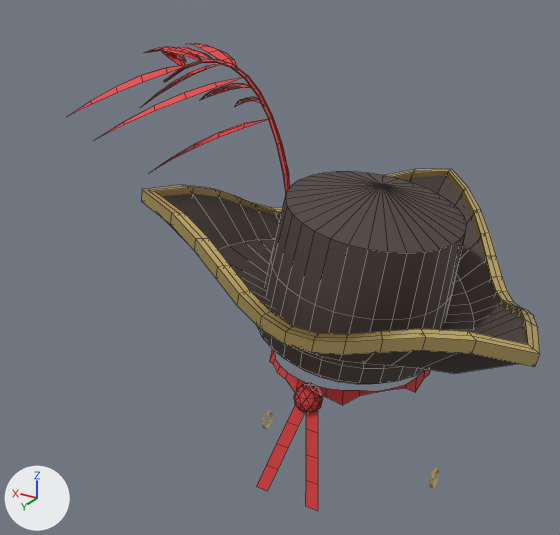
One commit to the Blender file source_art/clothes_head.blend: the scene before it, then after it.
The view is the same before and after, from a camera (50 mm lens) standing at (-0.371, 0.796, 2.092) and looking at (0.118, -0.018, 1.685). The axes (+X, +Y, +Z) are drawn at lower left. The lights are the same throughout. The first picture is the older version. Mesh edges are drawn as thin lines on the coarser meshes.

Before the edit, the objects in view are built like this:
```python
me_bandana_mesh = bpy.data.meshes.new('Bandana_mesh')
me_bandana_mesh.from_pydata(...)  # 126 vertices, 120 faces; spans x -0.098..0.1, y -0.118..0.164, z 1.482..1.61
me_bandana_mesh.materials.append(mat_bandana)  # red #ce3838
me_feather_mesh = bpy.data.meshes.new('Feather_mesh')
me_feather_mesh.from_pydata(...)  # 246 vertices, 160 faces; spans x 0.093..0.401, y -0.139..0.108, z 1.777..1.959
me_feather_mesh.materials.append(mat_feather)  # red #e53f3f
me_hat_mesh = bpy.data.meshes.new('Hat_mesh')
me_hat_mesh.from_pydata(...)  # 409 vertices, 408 faces; spans x -0.247..0.208, y -0.265..0.175, z 1.608..1.827
me_hat_mesh.materials.append(mat_hat)  # brown #4d423c
me_hat_trim_mesh = bpy.data.meshes.new('Hat_Trim_mesh')
me_hat_trim_mesh.from_pydata(...)  # 144 vertices, 144 faces; spans x -0.253..0.214, y -0.273..0.182, z 1.672..1.819
me_hat_trim_mesh.materials.append(mat_gold)  # yellow #f9dd90
ob_bandana = bpy.data.objects.new('Bandana', me_bandana_mesh)
ob_bandana.location = (0.0, 0.0, 0.0)
ob_feather = bpy.data.objects.new('Feather', me_feather_mesh)
ob_feather.location = (0.0, 0.0, 0.0)
ob_hat = bpy.data.objects.new('Hat', me_hat_mesh)
ob_hat.location = (0.0, 0.0, 0.0)
ob_hat_trim = bpy.data.objects.new('Hat_Trim', me_hat_trim_mesh)
ob_hat_trim.location = (0.0, 0.0, 0.0)
```
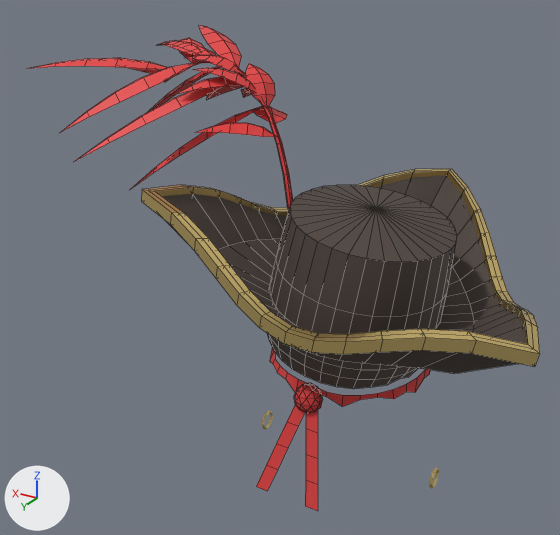
Patch to the scene script:
```diff
--- a/source_art/clothes_head.blend.py
+++ b/source_art/clothes_head.blend.py
@@ me_hat_mesh @@
-me_hat_mesh.from_pydata(...)  # 409 vertices, 408 faces; spans x -0.247..0.208, y -0.265..0.175, z 1.608..1.827
+me_hat_mesh.from_pydata(...)  # 409 vertices, 408 faces; spans x -0.247..0.208, y -0.265..0.175, z 1.6..1.818
+# me_hat_mesh part 1: 193 of 409 vertices moved; they spanned x -0.128..0.12, y -0.13..0.13, z 1.608..1.827 and now span x -0.118..0.11, y -0.119..0.119, z 1.6..1.8; mean shift (0.001, 0.0, -0.007); largest move (-0.03, 0.0, 1.827) -> (-0.024, 0.0, 1.798)
 me_hat_mesh.materials.append(mat_hat)
@@ me_feather_mesh @@
-me_feather_mesh.from_pydata(...)  # 246 vertices, 160 faces; spans x 0.093..0.401, y -0.139..0.108, z 1.777..1.959
+me_feather_mesh.from_pydata(...)  # 390 vertices, 240 faces; spans x 0.087..0.439, y -0.182..0.147, z 1.777..1.977
+# me_feather_mesh part 2: a new loose piece of 18 vertices spanning x 0.268..0.439, y -0.016..0.085, z 1.929..1.945, in mat_feather (red #e53f3f)
+# me_feather_mesh part 3: a new loose piece of 18 vertices spanning x 0.284..0.439, y -0.037..0.004, z 1.919..1.937, in mat_feather (red #e53f3f)
+# me_feather_mesh part 4: a new loose piece of 18 vertices spanning x 0.115..0.194, y -0.01..0.055, z 1.863..1.882, in mat_feather (red #e53f3f)
+# me_feather_mesh part 5: a new loose piece of 18 vertices spanning x 0.119..0.181, y -0.08..-0.01, z 1.873..1.891, in mat_feather (red #e53f3f)
+# me_feather_mesh part 6: a new loose piece of 18 vertices spanning x 0.133..0.174, y -0.042..-0.003, z 1.895..1.943, in mat_feather (red #e53f3f)
+# me_feather_mesh part 7: a new loose piece of 18 vertices spanning x 0.145..0.204, y -0.016..0.04, z 1.911..1.944, in mat_feather (red #e53f3f)
+# me_feather_mesh part 8: a new loose piece of 18 vertices spanning x 0.156..0.219, y -0.016..0.057, z 1.915..1.934, in mat_feather (red #e53f3f)
+# me_feather_mesh part 9: a new loose piece of 18 vertices spanning x 0.168..0.242, y -0.028..0.013, z 1.931..1.955, in mat_feather (red #e53f3f)
+# me_feather_mesh part 10: 168 vertices moved from x 0.151..0.401, y -0.139..0.108, z 1.803..1.959 to x 0.156..0.391, y -0.182..0.147, z 1.783..1.977; 9 vertices removed from x 0.126..0.192, y -0.011..0.02, z 1.859..1.884; 9 vertices added at x 0.143..0.196, y -0.072..-0.014, z 1.902..1.912
+# me_feather_mesh part 11: 5 vertices moved from x 0.093..0.096, y -0.004..0.003, z 1.783..1.789 to x 0.087..0.094, y -0.004..0.004, z 1.777..1.778
 me_feather_mesh.materials.append(mat_feather)
@@ me_bandana_mesh @@
-me_bandana_mesh.from_pydata(...)  # 126 vertices, 120 faces; spans x -0.098..0.1, y -0.118..0.164, z 1.482..1.61
-me_bandana_mesh.vertices[10].co = (-0.039, 0.102, 1.589)  # pixel (342, 405)
-me_bandana_mesh.vertices[11].co = (-0.054, 0.088, 1.6)  # pixel (359, 395)
-me_bandana_mesh.vertices[12].co = (-0.069, 0.074, 1.602)  # pixel (376, 392)
-me_bandana_mesh.vertices[13].co = (-0.082, 0.057, 1.6)  # pixel (392, 389)
-me_bandana_mesh.vertices[14].co = (-0.092, 0.039, 1.595)  # pixel (406, 388)
-me_bandana_mesh.vertices[19].co = (-0.084, -0.068, 1.589)
-me_bandana_mesh.vertices[41].co = (-0.019, 0.104, 1.607)  # pixel (326, 388)
-me_bandana_mesh.vertices[42].co = (-0.037, 0.098, 1.607)  # pixel (343, 390)
-me_bandana_mesh.vertices[43].co = (-0.054, 0.087, 1.607)  # pixel (360, 390)
-me_bandana_mesh.vertices[44].co = (-0.069, 0.074, 1.603)  # pixel (376, 391)
-me_bandana_mesh.vertices[45].co = (-0.081, 0.057, 1.602)  # pixel (392, 388)
-me_bandana_mesh.vertices[46].co = (-0.091, 0.038, 1.6)  # pixel (406, 384)
-me_bandana_mesh.vertices[47].co = (-0.096, 0.017, 1.601)  # pixel (416, 377)
-me_bandana_mesh.vertices[48].co = (-0.098, -0.004, 1.601)  # pixel (424, 369)
+me_bandana_mesh.from_pydata(...)  # 126 vertices, 120 faces; spans x -0.099..0.1, y -0.118..0.164, z 1.482..1.61
+# me_bandana_mesh part 12
+me_bandana_mesh.vertices[10].co = (-0.039, 0.102, 1.588)  # pixel (342, 406)
+me_bandana_mesh.vertices[11].co = (-0.056, 0.09, 1.596)  # pixel (360, 399)
+me_bandana_mesh.vertices[12].co = (-0.071, 0.076, 1.597)  # pixel (377, 397)
+me_bandana_mesh.vertices[13].co = (-0.085, 0.06, 1.59)  # pixel (393, 398)
+me_bandana_mesh.vertices[14].co = (-0.093, 0.04, 1.592)  # pixel (406, 391)
+me_bandana_mesh.vertices[19].co = (-0.083, -0.067, 1.59)
+me_bandana_mesh.vertices[41].co = (-0.019, 0.104, 1.602)  # pixel (326, 391)
+me_bandana_mesh.vertices[42].co = (-0.038, 0.099, 1.601)  # pixel (343, 395)
+me_bandana_mesh.vertices[43].co = (-0.055, 0.089, 1.602)  # pixel (360, 395)
+me_bandana_mesh.vertices[44].co = (-0.071, 0.075, 1.601)  # pixel (377, 393)
+me_bandana_mesh.vertices[45].co = (-0.083, 0.058, 1.601)  # pixel (393, 389)
+me_bandana_mesh.vertices[46].co = (-0.091, 0.039, 1.601)  # pixel (406, 383)
+me_bandana_mesh.vertices[47].co = (-0.097, 0.018, 1.601)  # pixel (417, 377)
+me_bandana_mesh.vertices[48].co = (-0.099, -0.004, 1.602)  # pixel (425, 369)
 me_bandana_mesh.vertices[49].co = (-0.096, -0.026, 1.602)
-me_bandana_mesh.vertices[51].co = (-0.081, -0.065, 1.607)
+me_bandana_mesh.vertices[51].co = (-0.081, -0.065, 1.603)
 me_bandana_mesh.materials.append(mat_bandana)
```

Pixel boxes (x1, y1, x2, y2) of what changed, in the pictures (560 x 535 px; the box of a moved part takes in the faces that stretch with it):
'Hat', reshaped: before (156, 170, 533, 384); after (156, 170, 533, 389)
'Feather', reshaped: before (69, 43, 290, 192); after (28, 25, 293, 209)
'Bandana', reshaped: before (256, 349, 430, 511); after (256, 348, 430, 511)
part 1 of me_hat_mesh, moved or reshaped: before (257, 172, 467, 384); after (267, 185, 457, 389)
part 2 of me_feather_mesh, added (red): after (28, 58, 168, 70)
part 3 of me_feather_mesh, added: after (109, 58, 160, 74)
part 4 of me_feather_mesh, added (red): after (195, 123, 275, 137)
part 5 of me_feather_mesh, added: after (254, 106, 287, 123)
part 6 of me_feather_mesh, added (red): after (245, 64, 275, 107)
part 7 of me_feather_mesh, added (red): after (195, 68, 256, 92)
part 8 of me_feather_mesh, added (red): after (177, 77, 242, 94)
part 9 of me_feather_mesh, added: after (186, 55, 243, 75)
part 10 of me_feather_mesh, moved or reshaped: before (69, 43, 268, 172); after (61, 25, 263, 189)
part 11 of me_feather_mesh, moved or reshaped: before (283, 174, 290, 192); after (283, 174, 293, 209)
part 12 of me_bandana_mesh, moved or reshaped: before (317, 369, 430, 405); after (318, 369, 430, 407)
